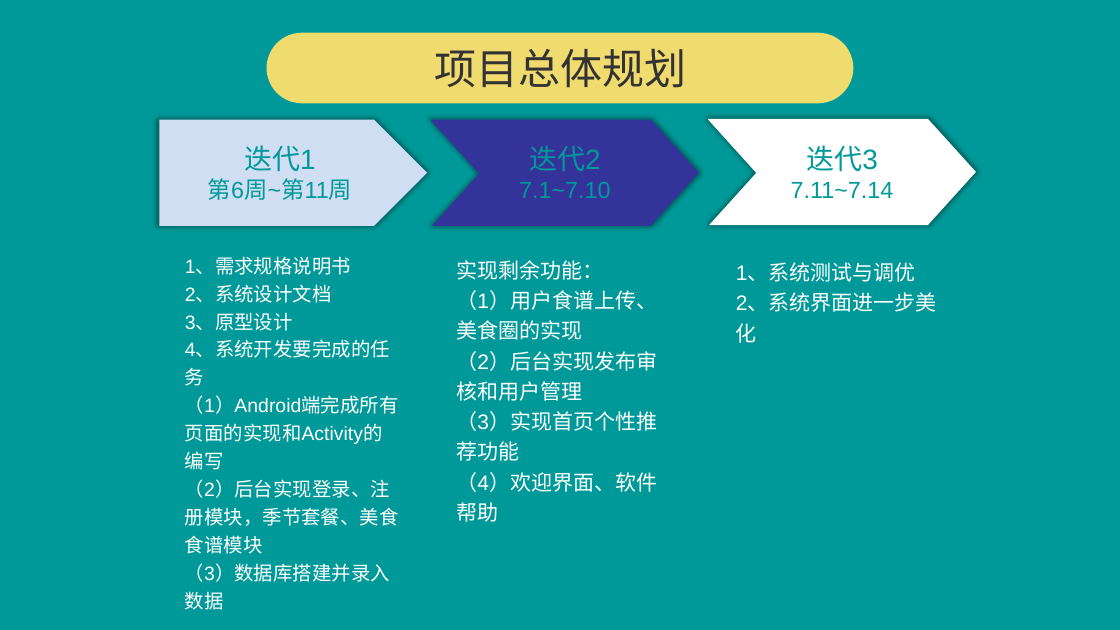
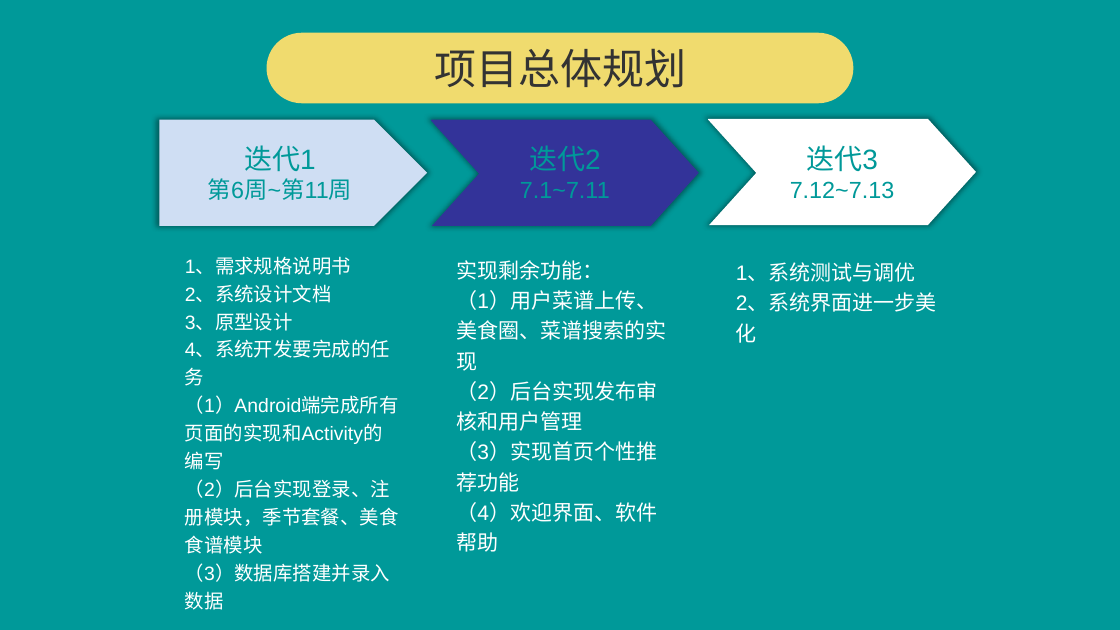
Before and after one commit to pwalan/Food_of_World, a slide deck: slide 3 of 小学期/美食天下小学期计划.pptx. Drawn at 1120x630 pixels with LibreOffice and Linux fonts; fonts in the diff are those of the drawing; background and template pictures are left out. Boxes give left, top, right and bottom in pixels: in the first picture for what was removed or moved away, otherwise in the second. Text is boxed around its words. In the diff, an @@ line names an element or a change of style, - is before the commit and + after.

```diff
--- a/小学期/美食天下小学期计划.pptx
+++ b/小学期/美食天下小学期计划.pptx
@@ text in freeform shape at box(520, 182, 610, 198): text changed @@
-7.1~7.10
+7.1~7.11
@@ text in freeform shape at box(790, 181, 894, 199): text changed @@
-7.11~7.14
+7.12~7.13
@@ text at box(456, 290, 666, 371): text changed @@
-（1）用户食谱上传、美食圈的实现
+（1）用户菜谱上传、美食圈、菜谱搜索的实现
```
Also in this commit, not shown: 2 other files.
